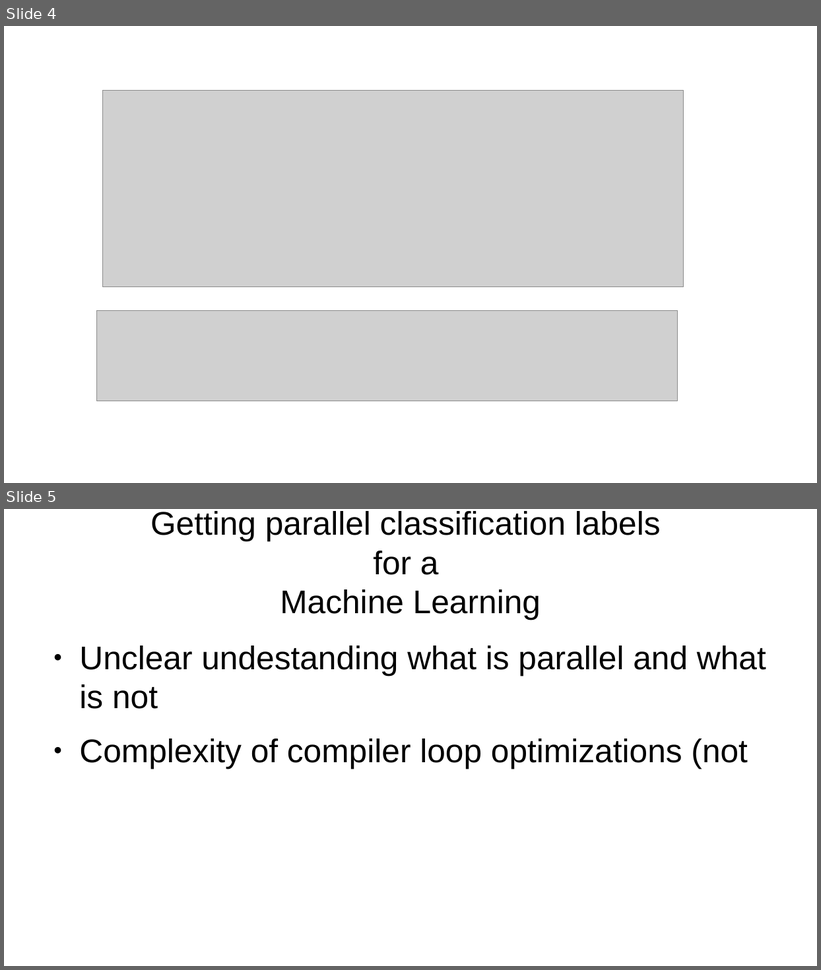
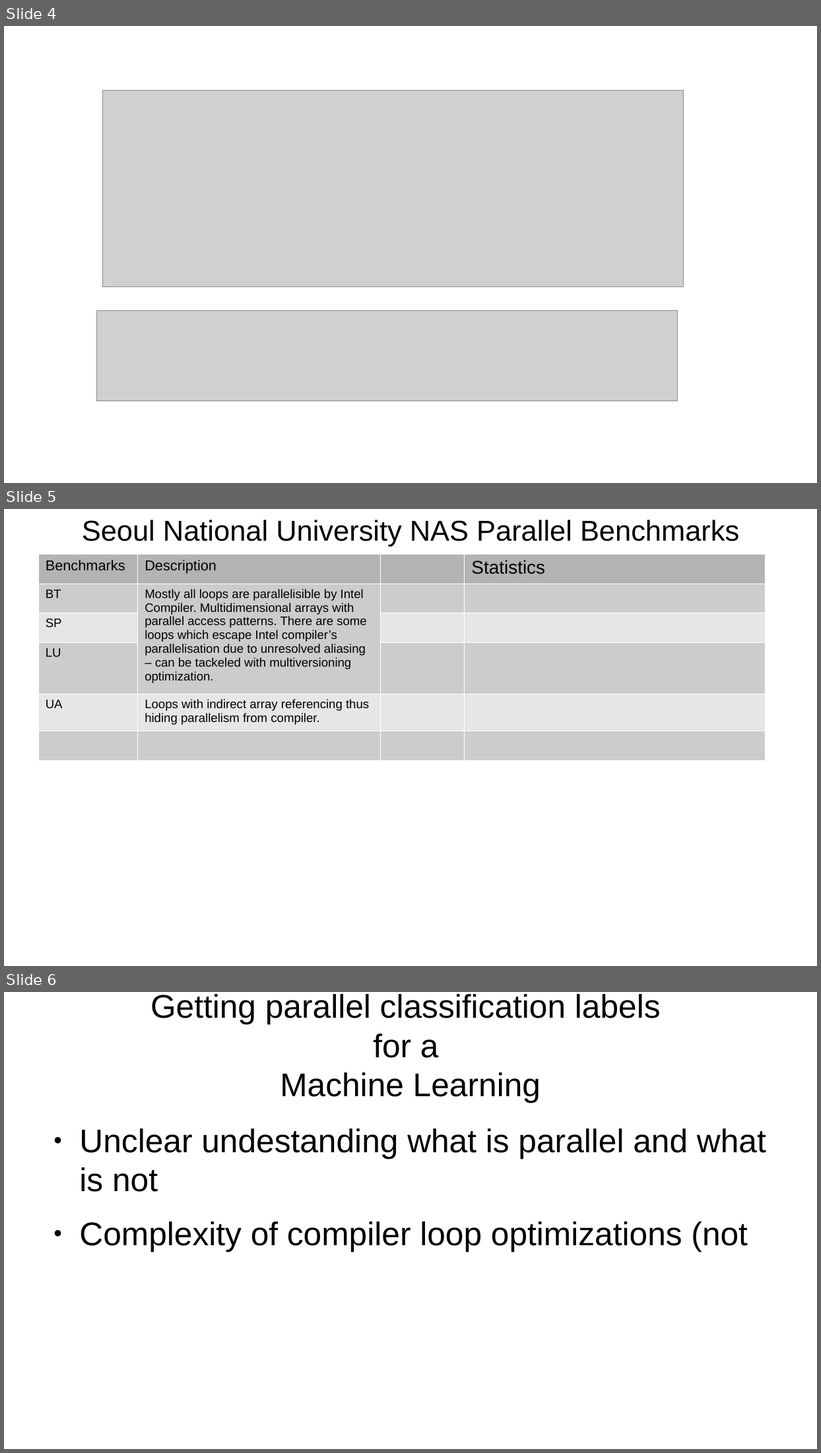
Before and after one commit to harel-coffee/PParMetrics-auto, a slide deck: PPar_lunch_talk/Learning_Loop_Parallelisability.odp. Shown one above the other, each under a label of ours: slides 4 and 5 before the commit, slides 4, 5 and 6 after it. The pictures are 821x970 and 821x1453 pixels, drawn with LibreOffice and Linux fonts; fonts in the diff are those of the drawing; grey boxes stand for pictures. Boxes give left, top, right and bottom in pixels: in the first picture for what was removed or moved away, otherwise in the second. Text is boxed around its words. In the diff, an @@ line names an element or a change of style, - is before the commit and + after.

```diff
--- a/PPar_lunch_talk/Learning_Loop_Parallelisability.odp
+++ b/PPar_lunch_talk/Learning_Loop_Parallelisability.odp
@@ slide 5 added at [4, 509, 817, 966], background #FFFFFF @@
@@ title added at [82, 520, 739, 547], 28 pt, text #000000 @@
+Seoul National University NAS Parallel Benchmarks
@@ table added at [38, 554, 765, 749], 6 rows, 4 columns @@
+Benchmarks | Description |  | Statistics
+BT | Mostly all loops are parallelisible by Intel Compiler. Multidimensional arrays with parallel access patterns. There are some loops which escape Intel compiler’s parallelisation due to unresolved aliasing – can be tackeled with multiversioning optimization. |  | 
+SP |  |  | 
+LU |  |  | 
+UA | Loops with indirect array referencing thus hiding parallelism from compiler. |  | 
+ |  |  | 
@@ what was slide 5 is now slide 6 @@
```
Also in this commit, not shown: 1 slide changed, 1 other slide added, 5 other files.
